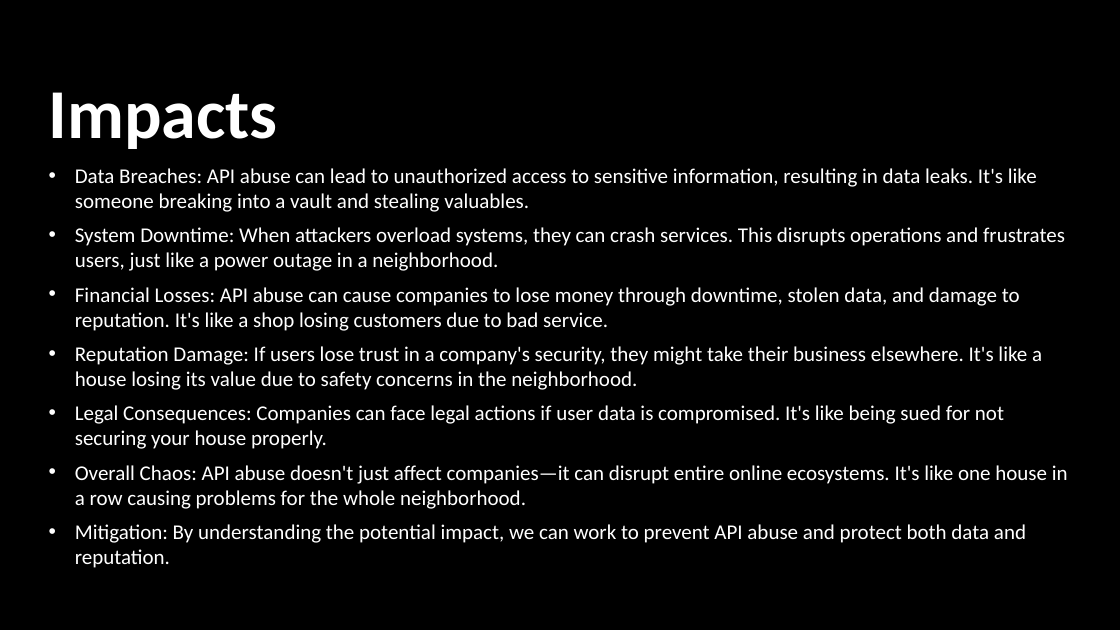
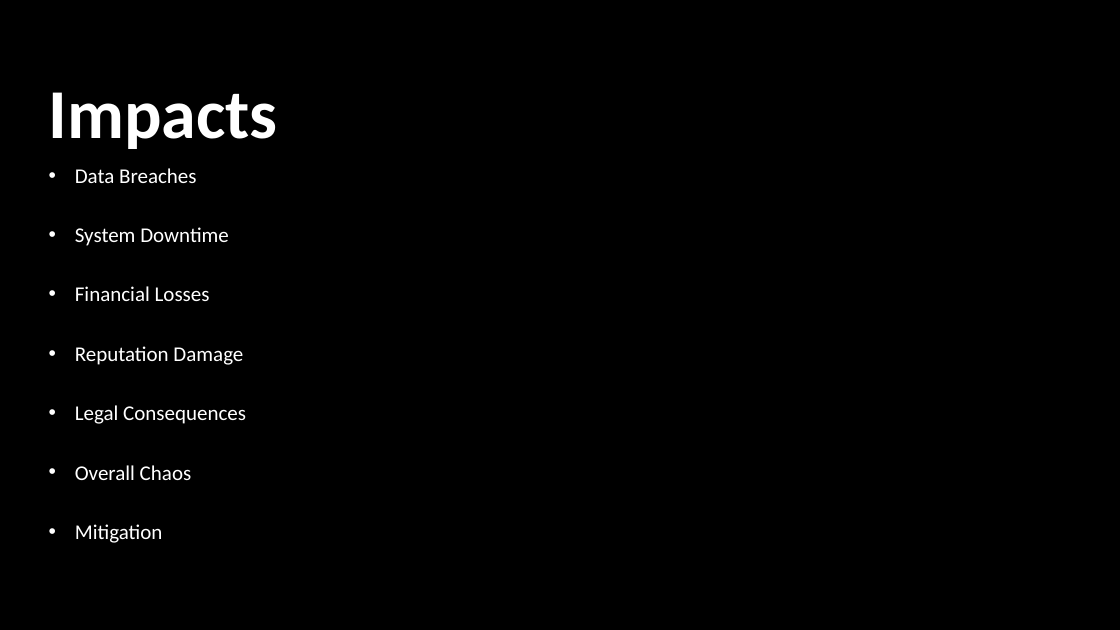
Before and after one commit to yashpatel521/API-Abuse, a slide deck: slide 6 of Database_&_docs/API Abuse.pptx. Drawn at 1120x630 pixels with LibreOffice and Linux fonts; fonts in the diff are those of the drawing; background and template pictures are left out. Boxes give left, top, right and bottom in pixels: in the first picture for what was removed or moved away, otherwise in the second. Text is boxed around its words. In the diff, an @@ line names an element or a change of style, - is before the commit and + after.

```diff
--- a/Database_&_docs/API Abuse.pptx
+++ b/Database_&_docs/API Abuse.pptx
@@ text at [75,168,196,183]: text changed @@
-• Data Breaches: API abuse can lead to unauthorized access to sensitive information, resulting in data leaks. It's like someone breaking into a vault and stealing valuables.
+• Data Breaches
@@ text at [75,227,229,246]: text changed @@
-• System Downtime: When attackers overload systems, they can crash services. This disrupts operations and frustrates users, just like a power outage in a neighborhood.
+• System Downtime
@@ text at [75,286,210,301]: text changed @@
-• Financial Losses: API abuse can cause companies to lose money through downtime, stolen data, and damage to reputation. It's like a shop losing customers due to bad service.
+• Financial Losses
@@ text at [75,346,243,365]: text changed @@
-• Reputation Damage: If users lose trust in a company's security, they might take their business elsewhere. It's like a house losing its value due to safety concerns in the neighborhood.
+• Reputation Damage
@@ text at [75,405,246,424]: text changed @@
-• Legal Consequences: Companies can face legal actions if user data is compromised. It's like being sued for not securing your house properly.
+• Legal Consequences
@@ text at [75,465,192,480]: text changed @@
-• Overall Chaos: API abuse doesn't just affect companies—it can disrupt entire online ecosystems. It's like one house in a row causing problems for the whole neighborhood.
+• Overall Chaos
@@ text at [75,524,163,543]: text changed @@
-• Mitigation: By understanding the potential impact, we can work to prevent API abuse and protect both data and reputation.
+• Mitigation
```
Also in this commit, not shown: 2 other slides changed.
